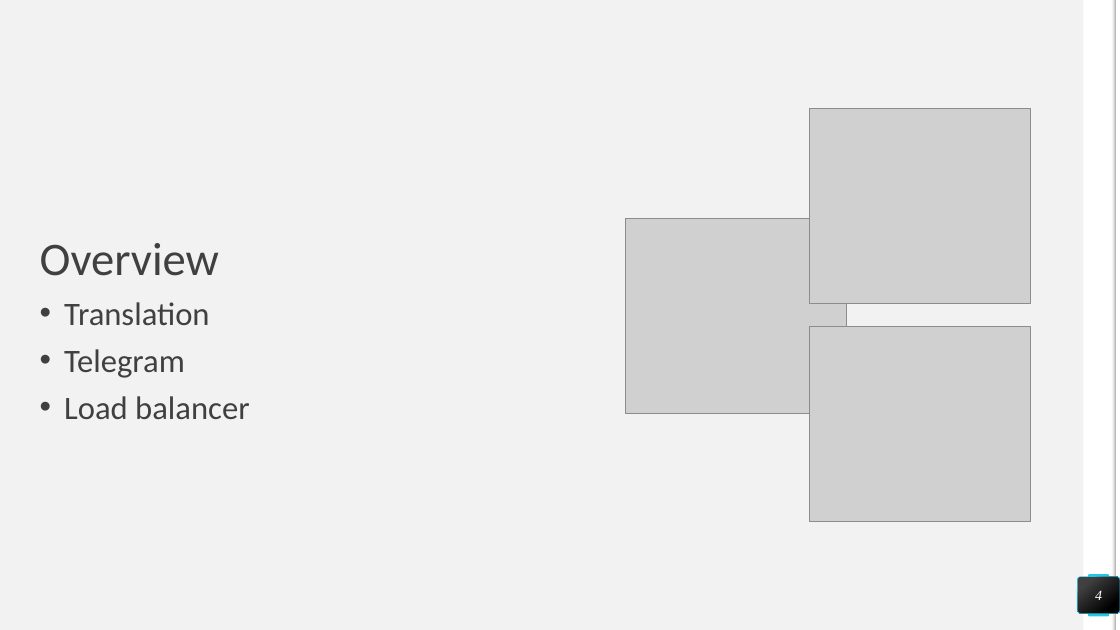
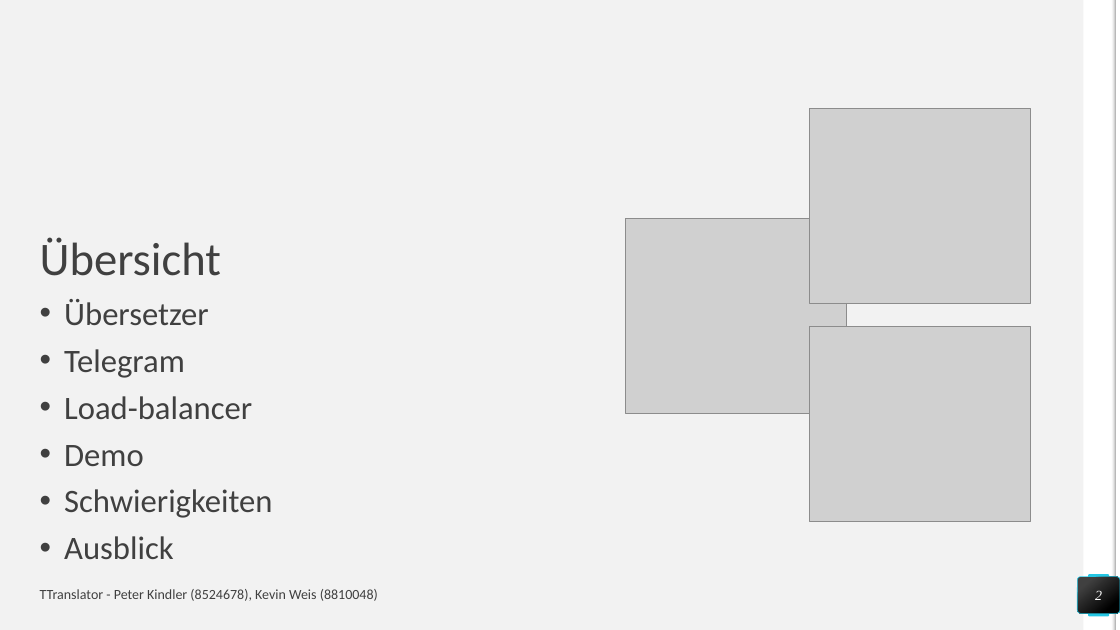
Before and after one commit to CrossField1973/NodejsMessageTranslator, a slide deck: slide 2 of TTranslator.pptx (slide 4 before the commit). Drawn at 1120x630 pixels with LibreOffice and Linux fonts; fonts in the diff are those of the drawing; grey boxes stand for pictures. Boxes give left, top, right and bottom in pixels: in the first picture for what was removed or moved away, otherwise in the second. Text is boxed around its words. In the diff, an @@ line names an element or a change of style, - is before the commit and + after.

```diff
--- a/TTranslator.pptx
+++ b/TTranslator.pptx
@@ text at (40,237,221,325): text changed @@
-Overview
-• Translation
+Übersicht
+• Übersetzer
@@ text at (64,396,272,559): text changed @@
-• Load balancer
+• Load-balancer
+• Demo
+• Schwierigkeiten
+• Ausblick
@@ text added at (40,589,378,601), 12 pt, text #404040 @@
+TTranslator - Peter Kindler (8524678), Kevin Weis (8810048)
@@ page number at (1095,590,1102,600): text changed @@
-4
+2
```
Also in this commit, not shown: 5 other slides changed, 4 slides added, 7 slides removed.
